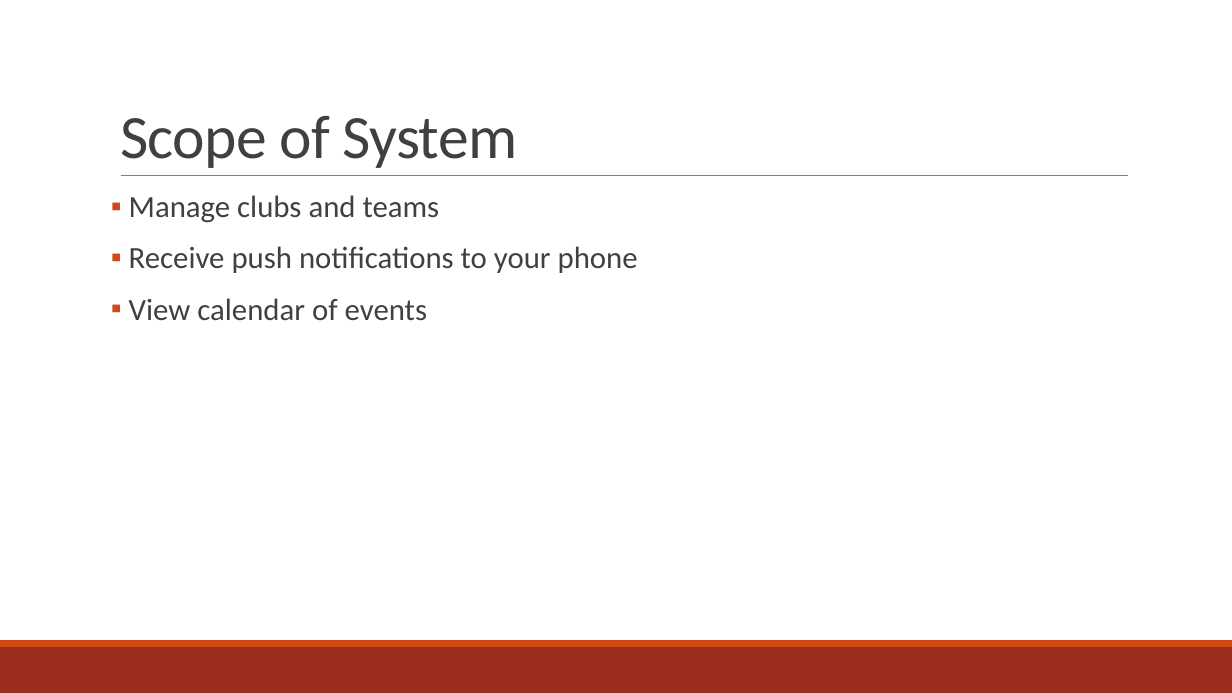
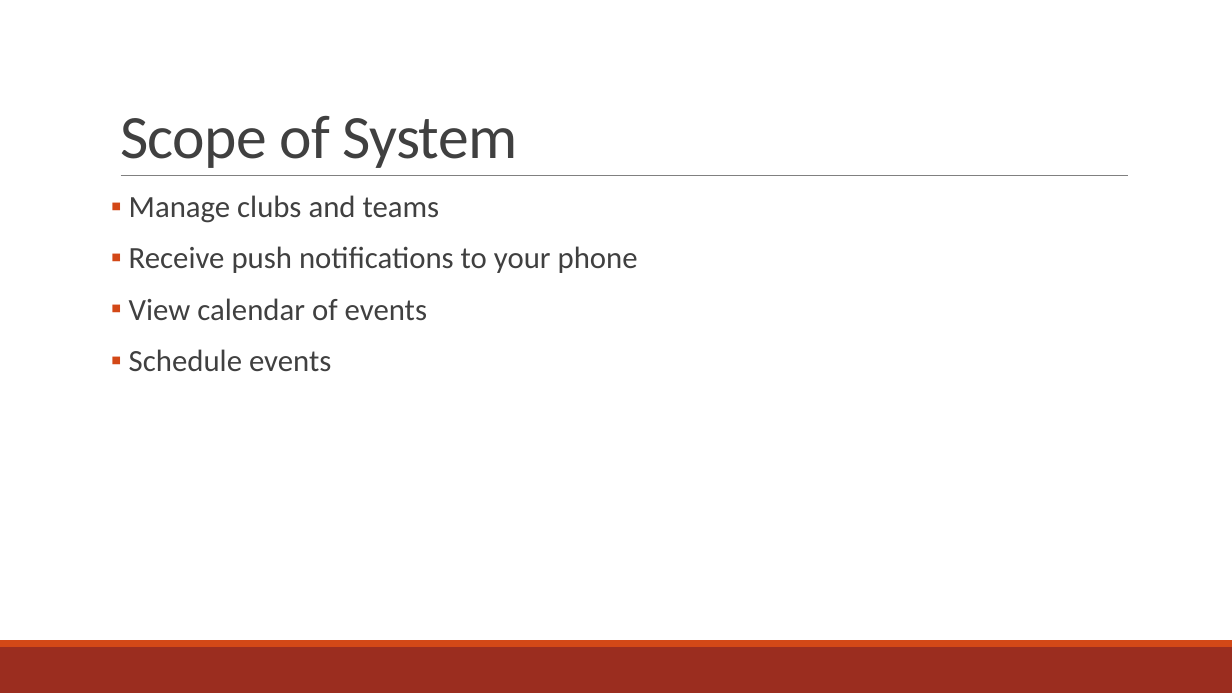
Before and after one commit to amgabriel45/CS495ClubStuff, a slide deck: slide 3 of Crimson Clubs (Design).pptx. Drawn at 1232x693 pixels with LibreOffice and Linux fonts; fonts in the diff are those of the drawing. Boxes give left, top, right and bottom in pixels: in the first picture for what was removed or moved away, otherwise in the second. Text is boxed around its words. In the diff, an @@ line names an element or a change of style, - is before the commit and + after.

Commit message:
Updated scope of system again

```diff
--- a/Crimson Clubs (Design).pptx
+++ b/Crimson Clubs (Design).pptx
@@ text at bbox=[129, 349, 331, 371]: paragraph added @@
+▪ Schedule events
```
